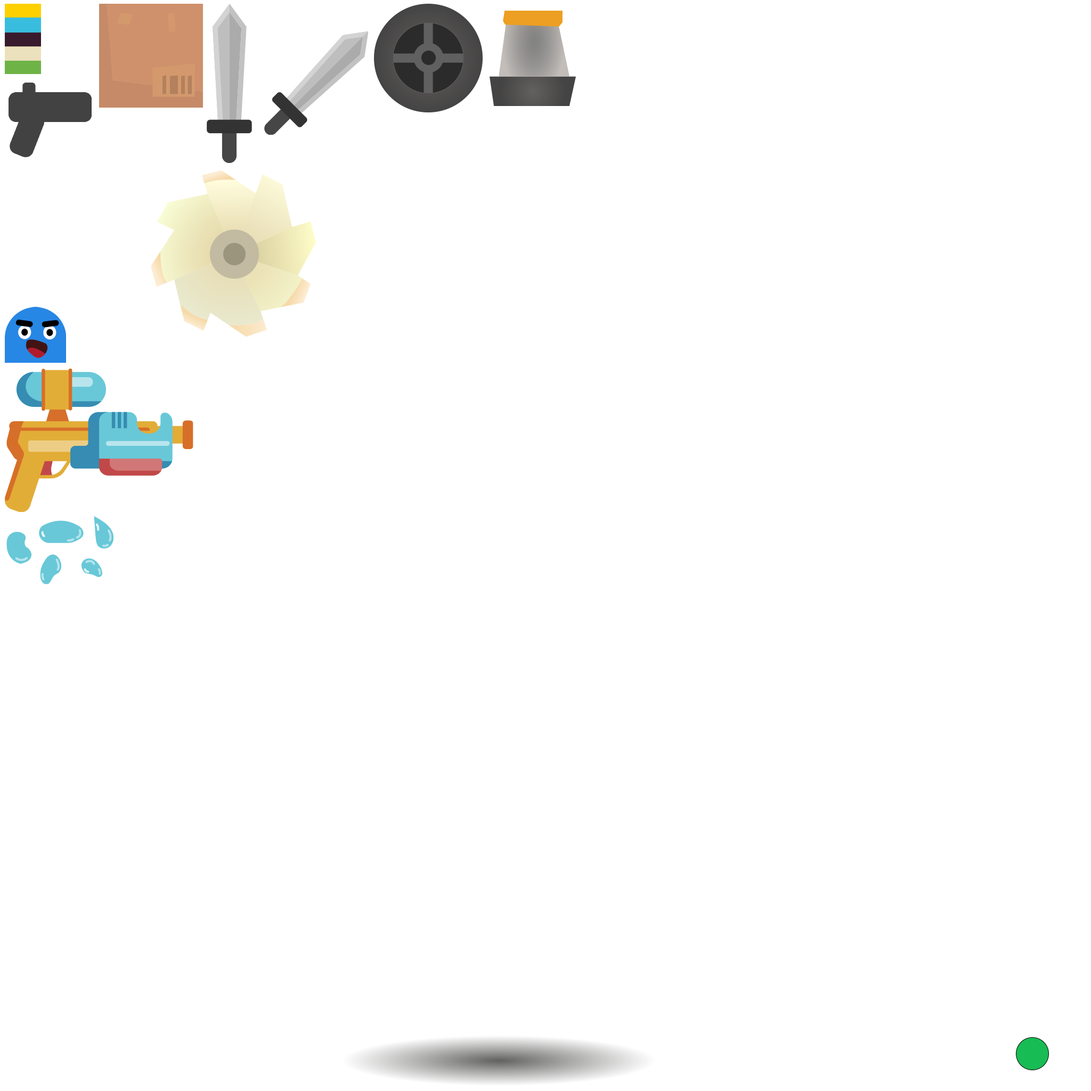
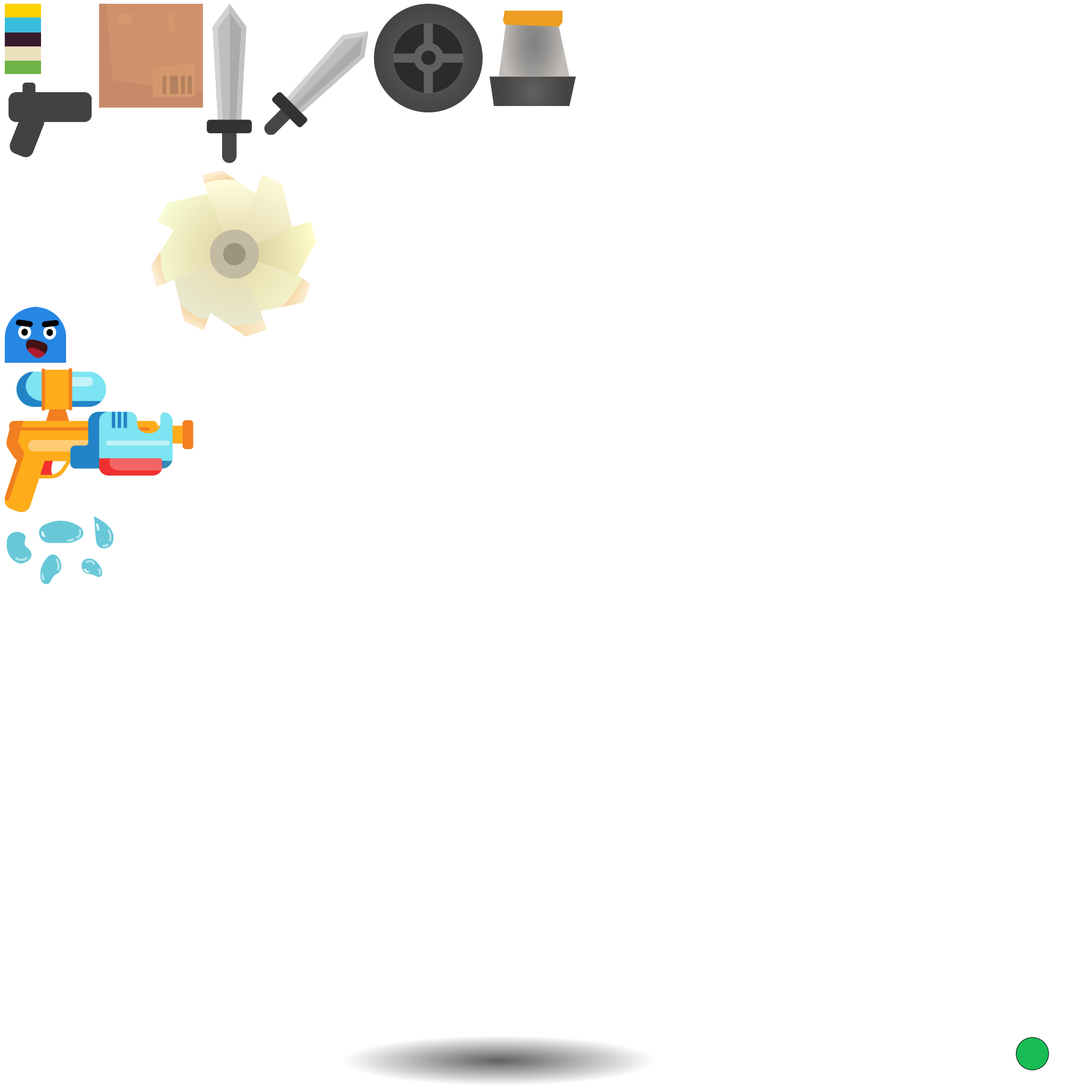
Layer changes from the first 1091 x 1091 image to the second:
added layer "Layer 21" above "Layer 20" over (4, 368, 194, 513)
